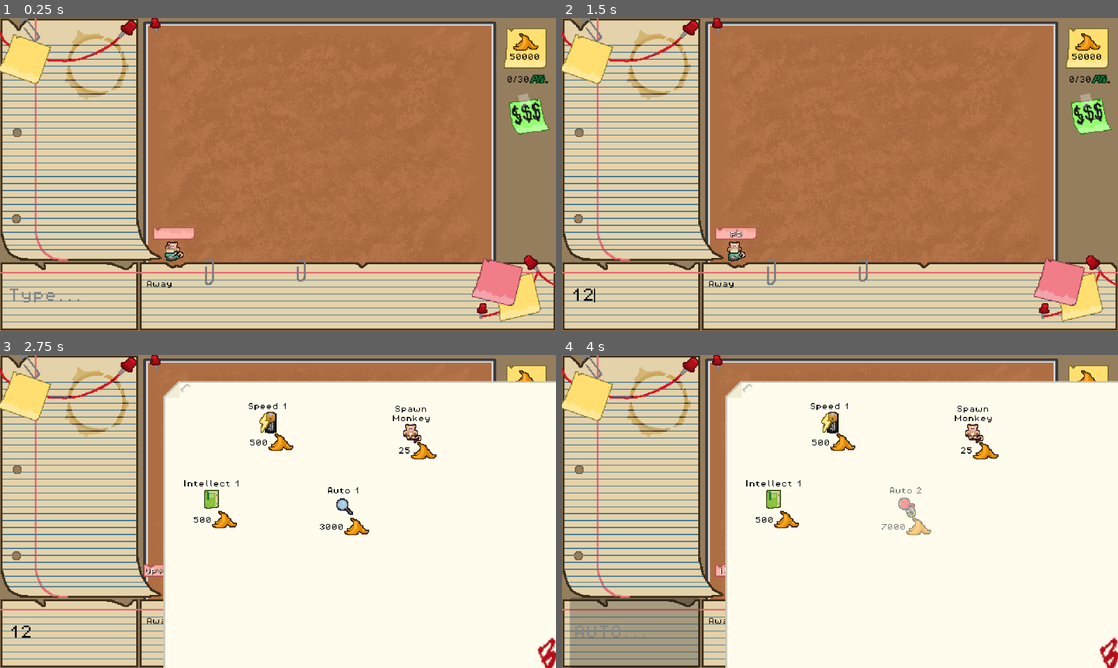
Above: before the commit, frames 1-4 (two rows, left to right).
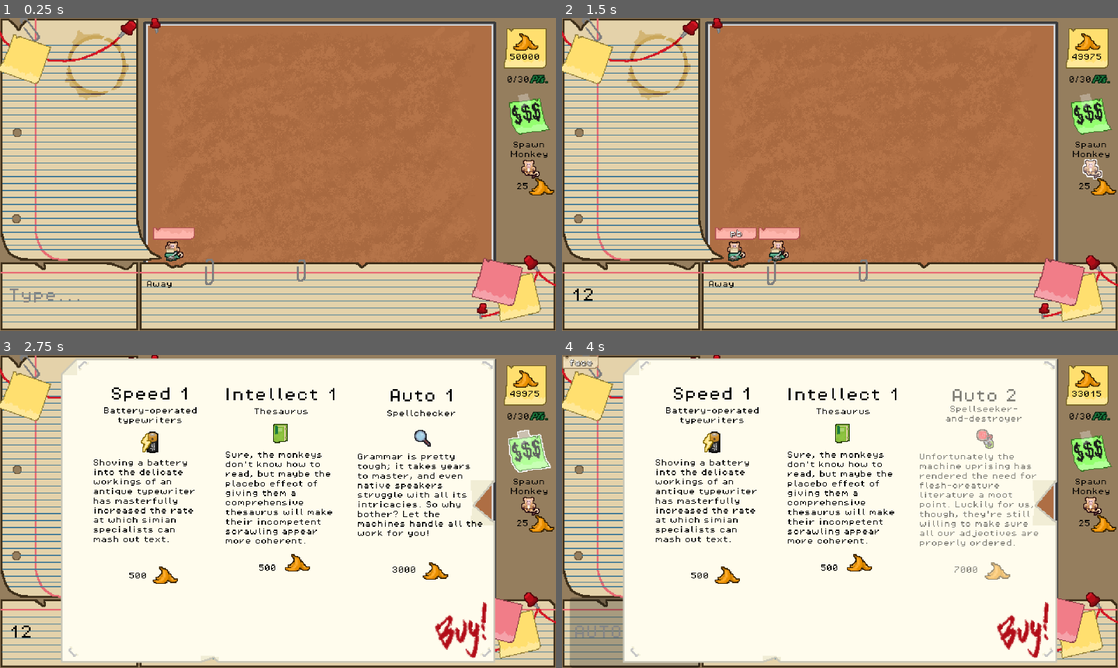
Above: after the commit, the same moments.

Repository: levienk/GMTK-Game-Jam-2024
Game: Godot game, scene res://game.tscn
The game is run twice, just before and just after one commit, with the same random seed, the same clock (stepped at 60 frames per second) and the same inputs. Sound files missing from this copy of the repository are replaced by a short silence.
Inputs (mouse positions are in pixels of both pictures, inside the frame that each line leads up to):
- Up to frame 1 (0.25 s): no input
- Up to frame 2 (1.5 s): click (634, 296) at 0.52 s; type "12" at 0.6 s; click (1090, 168) at 1.25 s, where only the run after the commit has a clickable "25"
- Up to frame 3 (2.75 s): click (528, 452) at 2 s
- Up to frame 4 (4 s): click "3000" at 2.75 s; click "7000" at 3.5 s

The runs differ from the first frame. In frame 1, 0.4% of the frame differs, in the area x 91-100%, y 39-57%; in frame 2, 0.9%; in frame 3, 40%; in frame 4, 40%, in the area x 0-100%, y 0-100%.

Commit message:
Add descriptions to shop

Diff:
--- a/game.tscn
+++ b/game.tscn
@@ -7,11 +7,8 @@
 [ext_resource type="PackedScene" uid="uid://crtew8dttcvtd" path="res://interface/shop_buttons/monkey_button.tscn" id="4_nytqr"]
 [ext_resource type="PackedScene" uid="uid://c1ociivssjn43" path="res://interface/line_edit.tscn" id="5_1mtwb"]
 [ext_resource type="PackedScene" uid="uid://dkgg620vc5iym" path="res://interface/points.tscn" id="5_n2ph4"]
-[ext_resource type="PackedScene" uid="uid://cfysk3jibfisb" path="res://interface/shop_buttons/auto_move_button.tscn" id="6_dovn3"]
 [ext_resource type="PackedScene" uid="uid://cuhl7weq4iso3" path="res://interface/quote_box.tscn" id="7_12ej7"]
 [ext_resource type="PackedScene" uid="uid://yswp1x6mlj2a" path="res://word_bank.tscn" id="7_x0vgp"]
-[ext_resource type="PackedScene" uid="uid://b3vvy3yoajmuo" path="res://interface/shop_buttons/intellect_button.tscn" id="7_xh8kw"]
-[ext_resource type="PackedScene" uid="uid://hotnvkxdrx8c" path="res://interface/shop_buttons/speed_button.tscn" id="7_xqb2u"]
 [ext_resource type="PackedScene" uid="uid://ckheyu4s10g4p" path="res://interface/shop_buttons/shop_button.tscn" id="8_wq7y3"]
 [ext_resource type="PackedScene" uid="uid://b0vc8gf7sdnhx" path="res://interface/shop_box.tscn" id="13_vnt6t"]
 
@@ -31,33 +28,10 @@
 [node name="Shop" type="Node" parent="Interface"]
 
 [node name="MonkeyButton" parent="Interface/Shop" instance=ExtResource("4_nytqr")]
-visible = false
 offset_left = 594.0
-offset_top = 102.0
-offset_right = 615.0
-offset_bottom = 124.0
-
-[node name="AutoMoveButton" parent="Interface/Shop" instance=ExtResource("6_dovn3")]
-visible = false
-z_index = 4
-offset_left = 589.0
-offset_top = 296.0
-offset_right = 621.0
-offset_bottom = 328.0
-
-[node name="IntellectButton" parent="Interface/Shop" instance=ExtResource("7_xh8kw")]
-visible = false
-offset_left = 590.0
-offset_top = 224.0
-offset_right = 622.0
-offset_bottom = 256.0
-
-[node name="SpeedButton" parent="Interface/Shop" instance=ExtResource("7_xqb2u")]
-visible = false
-offset_left = 594.0
-offset_top = 160.0
+offset_top = 157.0
 offset_right = 626.0
-offset_bottom = 192.0
+offset_bottom = 189.0
 
 [node name="ShopButton" parent="Interface/Shop" instance=ExtResource("8_wq7y3")]
 offset_left = 582.0
@@ -66,7 +40,7 @@
 offset_bottom = 139.0
 
 [node name="ShopBox" parent="Interface/Shop" instance=ExtResource("13_vnt6t")]
-position = Vector2(188, 136)
+position = Vector2(70, 110)
 
 [node name="Bananas" parent="Interface" instance=ExtResource("4_7lhl4")]
 position = Vector2(589, 44)
--- a/interface/shop_box.tscn
+++ b/interface/shop_box.tscn
@@ -1,6 +1,5 @@
-[gd_scene load_steps=8 format=3 uid="uid://b0vc8gf7sdnhx"]
+[gd_scene load_steps=7 format=3 uid="uid://b0vc8gf7sdnhx"]
 
-[ext_resource type="PackedScene" uid="uid://crtew8dttcvtd" path="res://interface/shop_buttons/monkey_button.tscn" id="1_7b1uk"]
 [ext_resource type="Script" path="res://interface/shop_box.gd" id="1_c07bq"]
 [ext_resource type="PackedScene" uid="uid://cfysk3jibfisb" path="res://interface/shop_buttons/auto_move_button.tscn" id="2_7u6el"]
 [ext_resource type="Texture2D" uid="uid://dpcamo5h1ejiw" path="res://assets/art/background/Shop.png" id="2_qntf6"]
@@ -8,7 +7,7 @@
 [ext_resource type="PackedScene" uid="uid://hotnvkxdrx8c" path="res://interface/shop_buttons/speed_button.tscn" id="4_k3r1t"]
 
 [sub_resource type="RectangleShape2D" id="RectangleShape2D_hwkeb"]
-size = Vector2(360, 216)
+size = Vector2(499, 349)
 
 [node name="ShopBox" type="Area2D"]
 z_index = 12
@@ -16,7 +15,7 @@
 script = ExtResource("1_c07bq")
 
 [node name="CollisionShape2D" type="CollisionShape2D" parent="."]
-position = Vector2(180, 2)
+position = Vector2(249.5, 68.5)
 shape = SubResource("RectangleShape2D_hwkeb")
 
 [node name="TextureRect" type="TextureRect" parent="."]
@@ -27,25 +26,19 @@
 texture = ExtResource("2_qntf6")
 
 [node name="AutoMoveButton" parent="." instance=ExtResource("2_7u6el")]
-offset_left = 192.0
-offset_top = 22.0
-offset_right = 224.0
-offset_bottom = 54.0
+offset_left = 400.0
+offset_top = -31.0
+offset_right = 432.0
+offset_bottom = 1.0
 
 [node name="IntellectButton" parent="." instance=ExtResource("3_kj5jh")]
-offset_left = 40.0
-offset_top = 14.0
-offset_right = 72.0
-offset_bottom = 46.0
-
-[node name="MonkeyButton" parent="." instance=ExtResource("1_7b1uk")]
-offset_left = 270.0
-offset_top = -63.0
-offset_right = 291.0
-offset_bottom = -41.0
+offset_left = 237.0
+offset_top = -36.0
+offset_right = 269.0
+offset_bottom = -4.0
 
 [node name="SpeedButton" parent="." instance=ExtResource("4_k3r1t")]
-offset_left = 105.0
-offset_top = -75.0
-offset_right = 137.0
-offset_bottom = -43.0
+offset_left = 87.0
+offset_top = -26.0
+offset_right = 119.0
+offset_bottom = 6.0
--- a/interface/shop_buttons/auto_move_button.gd
+++ b/interface/shop_buttons/auto_move_button.gd
@@ -33,3 +33,5 @@
 	price_label.text = str(price)
 	description_label.text = "Auto 2"
 	tooltip_text = "Automate quote completion"
+	$ShortDescription.text = "Spellseeker-and-destroyer"
+	$LongDescription.text = "Unfortunately the machine uprising has rendered the need for flesh-creature literature a moot point. Luckily for us, though, they're still willing to make sure all our adjectives are properly ordered."
--- a/interface/shop_buttons/auto_move_button.tscn
+++ b/interface/shop_buttons/auto_move_button.tscn
@@ -8,19 +8,19 @@
 
 [node name="AutoMoveButton" type="TextureButton"]
 offset_left = -15.0
-offset_top = -26.0
+offset_top = -178.0
 offset_right = 17.0
-offset_bottom = 6.0
+offset_bottom = -146.0
 texture_normal = ExtResource("1_pwrqo")
 texture_hover = ExtResource("2_t2xdf")
 script = ExtResource("2_hfapp")
 
 [node name="TextureRect" type="TextureRect" parent="."]
 layout_mode = 0
-offset_left = 6.0
-offset_top = 17.0
-offset_right = 54.0
-offset_bottom = 65.0
+offset_left = 7.0
+offset_top = 147.0
+offset_right = 55.0
+offset_bottom = 195.0
 texture = ExtResource("3_6gej3")
 
 [node name="Price" type="Label" parent="."]
@@ -28,10 +28,10 @@
 anchors_preset = 1
 anchor_left = 1.0
 anchor_right = 1.0
-offset_left = -47.0
-offset_top = 32.0
-offset_right = -17.0
-offset_bottom = 48.0
+offset_left = -53.0
+offset_top = 160.0
+offset_right = -23.0
+offset_bottom = 176.0
 grow_horizontal = 0
 theme_override_colors/font_color = Color(0, 0, 0, 1)
 theme_override_font_sizes/font_size = 8
@@ -46,13 +46,13 @@
 anchor_top = 0.5
 anchor_right = 0.5
 anchor_bottom = 0.5
-offset_left = -36.0
-offset_top = -35.0
-offset_right = 34.0
+offset_left = -40.0
+offset_top = -65.0
+offset_right = 40.0
+offset_bottom = -30.0
 grow_horizontal = 2
 grow_vertical = 2
 theme_override_colors/font_color = Color(0, 0, 0, 1)
-theme_override_font_sizes/font_size = 8
 text = "Auto 1"
 horizontal_alignment = 1
 vertical_alignment = 1
@@ -60,3 +60,34 @@
 
 [node name="BuySFX" type="AudioStreamPlayer" parent="."]
 stream = ExtResource("4_j25ad")
+
+[node name="ShortDescription" type="Label" parent="."]
+layout_mode = 1
+anchors_preset = 8
+anchor_left = 0.5
+anchor_top = 0.5
+anchor_right = 0.5
+anchor_bottom = 0.5
+offset_left = -53.0
+offset_top = -36.0
+offset_right = 52.0
+offset_bottom = -20.0
+grow_horizontal = 2
+grow_vertical = 2
+theme_override_colors/font_color = Color(0, 0, 0, 1)
+theme_override_font_sizes/font_size = 8
+text = "Spellchecker"
+horizontal_alignment = 1
+vertical_alignment = 1
+autowrap_mode = 3
+
+[node name="LongDescription" type="Label" parent="."]
+layout_mode = 0
+offset_left = -59.0
+offset_top = 34.0
+offset_right = 91.0
+offset_bottom = 135.0
+theme_override_colors/font_color = Color(0, 0, 0, 1)
+theme_override_font_sizes/font_size = 8
+text = "Grammar is pretty tough; it takes years to master, and even native speakers struggle with all its intricacies. So why bother? Let the machines handle all the work for you!"
+autowrap_mode = 2
--- a/interface/shop_buttons/intellect_button.gd
+++ b/interface/shop_buttons/intellect_button.gd
@@ -33,3 +33,5 @@
 	price_label.text = str(price)
 	description_label.text = "Intellect 2"
 	tooltip_text = "4x word chance"
+	$ShortDescription.text = "Pocket Scrabble dictionary"
+	$LongDescription.text = "Of course \"wppwrmwste\" is a word! It says so right here! Through the power of the Scrabble dictionary, even the most profound pile of phonics can become a valid play."
--- a/interface/shop_buttons/intellect_button.tscn
+++ b/interface/shop_buttons/intellect_button.tscn
@@ -7,20 +7,20 @@
 [ext_resource type="AudioStream" uid="uid://cvbidksdgxmdj" path="res://assets/sfx/buy_sound.wav" id="4_it5s3"]
 
 [node name="IntellectButton" type="TextureButton"]
-offset_left = -15.0
-offset_top = -26.0
-offset_right = 17.0
-offset_bottom = 6.0
+offset_left = -18.0
+offset_top = -185.0
+offset_right = 14.0
+offset_bottom = -153.0
 texture_normal = ExtResource("3_l6mi0")
 texture_hover = ExtResource("2_u2y3q")
 script = ExtResource("2_3rrwv")
 
 [node name="TextureRect" type="TextureRect" parent="."]
 layout_mode = 0
-offset_left = 6.0
-offset_top = 17.0
-offset_right = 54.0
-offset_bottom = 65.0
+offset_left = 11.0
+offset_top = 143.0
+offset_right = 59.0
+offset_bottom = 191.0
 texture = ExtResource("3_3aas3")
 
 [node name="Price" type="Label" parent="."]
@@ -28,10 +28,10 @@
 anchors_preset = 1
 anchor_left = 1.0
 anchor_right = 1.0
-offset_left = -47.0
-offset_top = 32.0
-offset_right = -17.0
-offset_bottom = 48.0
+offset_left = -51.0
+offset_top = 163.0
+offset_right = -21.0
+offset_bottom = 179.0
 grow_horizontal = 0
 theme_override_colors/font_color = Color(0, 0, 0, 1)
 theme_override_font_sizes/font_size = 8
@@ -46,13 +46,13 @@
 anchor_top = 0.5
 anchor_right = 0.5
 anchor_bottom = 0.5
-offset_left = -36.0
-offset_top = -35.0
-offset_right = 34.0
+offset_left = -68.0
+offset_top = -61.0
+offset_right = 68.0
+offset_bottom = -26.0
 grow_horizontal = 2
 grow_vertical = 2
 theme_override_colors/font_color = Color(0, 0, 0, 1)
-theme_override_font_sizes/font_size = 8
 text = "Intellect 1"
 horizontal_alignment = 1
 vertical_alignment = 1
@@ -60,3 +60,33 @@
 
 [node name="BuySFX" type="AudioStreamPlayer" parent="."]
 stream = ExtResource("4_it5s3")
+
+[node name="ShortDescription" type="Label" parent="."]
+layout_mode = 1
+anchors_preset = 8
+anchor_left = 0.5
+anchor_top = 0.5
+anchor_right = 0.5
+anchor_bottom = 0.5
+offset_left = -20.0
+offset_top = -33.0
+offset_right = 20.0
+offset_bottom = -17.0
+grow_horizontal = 2
+grow_vertical = 2
+theme_override_colors/font_color = Color(0, 0, 0, 1)
+theme_override_font_sizes/font_size = 8
+text = "Thesaurus"
+horizontal_alignment = 1
+vertical_alignment = 1
+
+[node name="LongDescription" type="Label" parent="."]
+layout_mode = 0
+offset_left = -48.0
+offset_top = 37.0
+offset_right = 84.0
+offset_bottom = 144.0
+theme_override_colors/font_color = Color(0, 0, 0, 1)
+theme_override_font_sizes/font_size = 8
+text = "Sure, the monkeys don't know how to read, but maybe the placebo effect of giving them a comprehensive thesaurus will make their incompetent scrawling appear more coherent."
+autowrap_mode = 3
--- a/interface/shop_buttons/speed_button.gd
+++ b/interface/shop_buttons/speed_button.gd
@@ -33,3 +33,5 @@
 	price_label.text = str(price)
 	description_label.text = "Speed 2"
 	tooltip_text = "4x monkey typing speed (2x valid word speed)"
+	$ShortDescription.text = "Lithium-ion batteries"
+	$LongDescription.text = "Some of the finest batteries modern engineering can produce, thrown haphazardly into the mechanical machinations of some monkeys with typewriters. Wouldn't Edison be proud?"
--- a/interface/shop_buttons/speed_button.tscn
+++ b/interface/shop_buttons/speed_button.tscn
@@ -7,20 +7,20 @@
 [ext_resource type="AudioStream" uid="uid://cvbidksdgxmdj" path="res://assets/sfx/buy_sound.wav" id="4_4q7bf"]
 
 [node name="SpeedButton" type="TextureButton"]
-offset_left = -15.0
-offset_top = -26.0
-offset_right = 17.0
-offset_bottom = 6.0
+offset_left = -16.0
+offset_top = -182.0
+offset_right = 16.0
+offset_bottom = -150.0
 texture_normal = ExtResource("1_b7mcn")
 texture_hover = ExtResource("2_wcwop")
 script = ExtResource("2_k6v3i")
 
 [node name="TextureRect" type="TextureRect" parent="."]
 layout_mode = 0
-offset_left = 6.0
-offset_top = 17.0
-offset_right = 54.0
-offset_bottom = 65.0
+offset_left = 9.0
+offset_top = 147.0
+offset_right = 57.0
+offset_bottom = 195.0
 texture = ExtResource("3_q1wah")
 
 [node name="Price" type="Label" parent="."]
@@ -28,10 +28,10 @@
 anchors_preset = 1
 anchor_left = 1.0
 anchor_right = 1.0
-offset_left = -47.0
-offset_top = 32.0
-offset_right = -17.0
-offset_bottom = 48.0
+offset_left = -50.0
+offset_top = 162.0
+offset_right = -20.0
+offset_bottom = 178.0
 grow_horizontal = 0
 theme_override_colors/font_color = Color(0, 0, 0, 1)
 theme_override_font_sizes/font_size = 8
@@ -46,13 +46,13 @@
 anchor_top = 0.5
 anchor_right = 0.5
 anchor_bottom = 0.5
-offset_left = -36.0
-offset_top = -35.0
-offset_right = 34.0
+offset_left = -49.0
+offset_top = -72.0
+offset_right = 49.0
+offset_bottom = -37.0
 grow_horizontal = 2
 grow_vertical = 2
 theme_override_colors/font_color = Color(0, 0, 0, 1)
-theme_override_font_sizes/font_size = 8
 text = "Speed 1"
 horizontal_alignment = 1
 vertical_alignment = 1
@@ -60,3 +60,34 @@
 
 [node name="BuySFX" type="AudioStreamPlayer" parent="."]
 stream = ExtResource("4_4q7bf")
+
+[node name="ShortDescription" type="Label" parent="."]
+layout_mode = 1
+anchors_preset = 8
+anchor_left = 0.5
+anchor_top = 0.5
+anchor_right = 0.5
+anchor_bottom = 0.5
+offset_left = -59.0
+offset_top = -45.0
+offset_right = 59.0
+offset_bottom = -15.0
+grow_horizontal = 2
+grow_vertical = 2
+theme_override_colors/font_color = Color(0, 0, 0, 1)
+theme_override_font_sizes/font_size = 8
+text = "Battery-operated typewriters"
+horizontal_alignment = 1
+vertical_alignment = 1
+autowrap_mode = 3
+
+[node name="LongDescription" type="Label" parent="."]
+layout_mode = 0
+offset_left = -50.0
+offset_top = 36.0
+offset_right = 82.0
+offset_bottom = 52.0
+theme_override_colors/font_color = Color(0, 0, 0, 1)
+theme_override_font_sizes/font_size = 8
+text = "Shoving a battery into the delicate workings of an antique typewriter has masterfully increased the rate at which simian specialists can mash out text. "
+autowrap_mode = 3
Not shown, added: assets/art/sprites/tooltip1.png.import
Not shown, added: assets/art/sprites/tooltip2.png.import
Not shown, added: assets/art/sprites/tooltip3.png.import
Not shown, added: assets/art/sprites/tooltip4.png.import
Not shown, added: assets/art/sprites/tooltip5.png.import
Not shown, added: assets/art/sprites/tooltip6.png.import
Not shown: 1 places in game.tscn that only renumber resources
